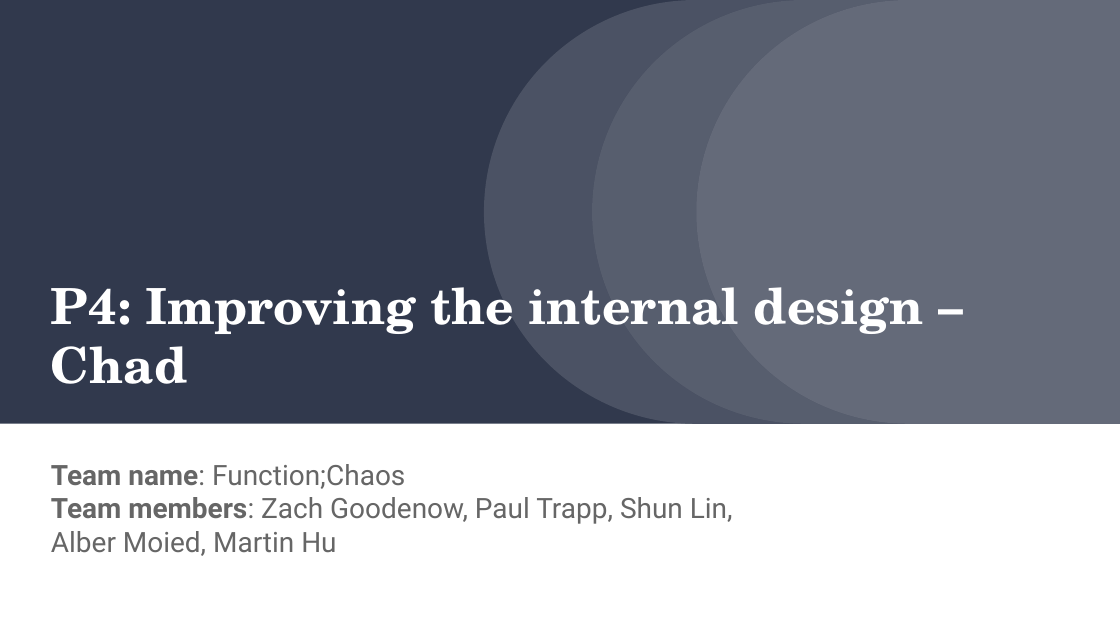
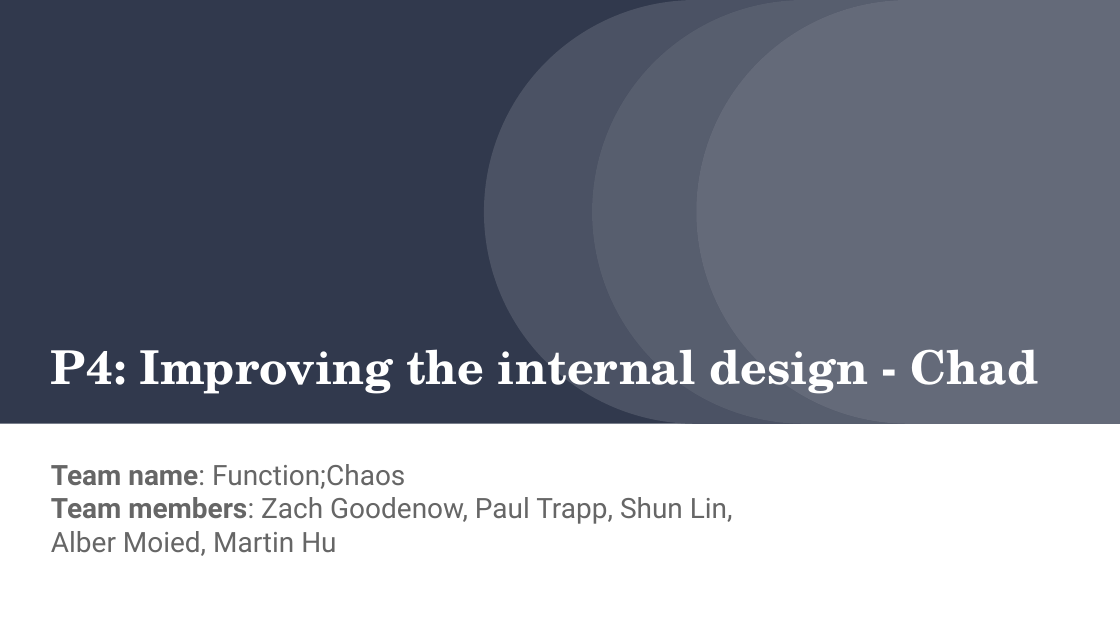
Before and after one commit to zachgood/cs414-f17-301-Function-Chaos, a slide deck: slide 1 of P4_ Improving the internal design.pptx. Drawn at 1120x630 pixels with LibreOffice and Linux fonts; fonts in the diff are those of the drawing. Boxes give left, top, right and bottom in pixels: in the first picture for what was removed or moved away, otherwise in the second. Text is boxed around its words. In the diff, an @@ line names an element or a change of style, - is before the commit and + after.

```diff
--- a/P4_ Improving the internal design.pptx
+++ b/P4_ Improving the internal design.pptx
@@ title at bbox=[51, 349, 1038, 394]: text changed; size 32 to 30 pt @@
-P4: Improving the internal design – Chad
+P4: Improving the internal design - Chad
```
Also in this commit, not shown: 5 other slides changed.
